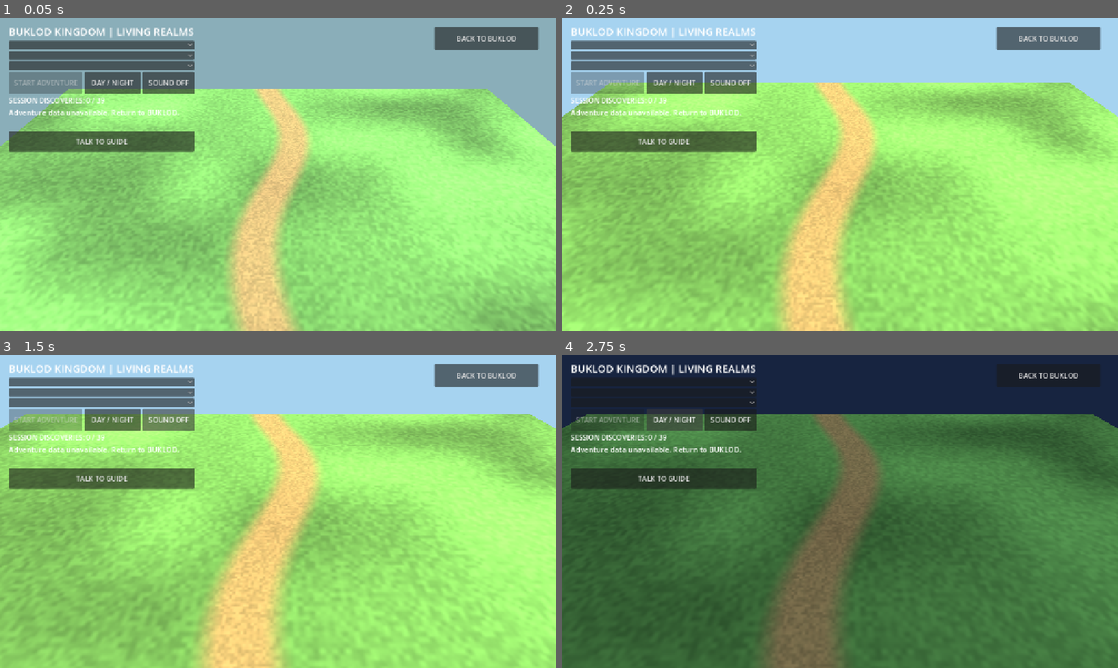
Above: before the commit, frames 1-4 (two rows, left to right).
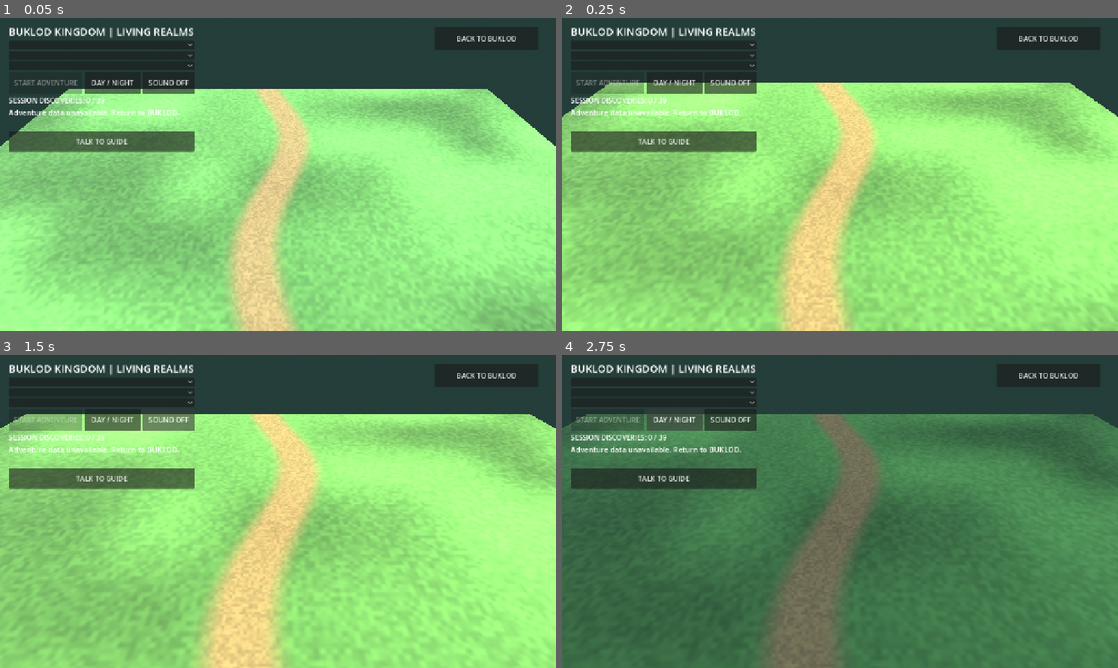
Above: after the commit, the same moments.

Repository: faust-0612/BUKLOD-Rork
Game: Godot game, scene res://scenes/LivingKingdom.tscn
Same seed, same stepped clock (60 frames per second), same inputs: the game is played once before the commit and once after it. This scene is started directly instead of the project's main scene. Sound files missing from this copy of the repository are replaced by a short silence.
Inputs:
- Up to frame 1 (0.05 s): no input
- Up to frame 2 (0.25 s): no input
- Up to frame 3 (1.5 s): click "SOUND OFF" at 0.5 s; click "SOUND ON" at 1.25 s
- Up to frame 4 (2.75 s): click "DAY / NIGHT" at 2 s

The runs differ from the first frame. In frame 1, 25% of the frame differs, in the area x 0-100%, y 0-41%; in frame 2, 21%; in frame 3, 19%; in frame 4, 14%.

Commit message:
feat(kingdom): 13 original landmarks, cinematic effects, sky and crossfaded sound channels

Diff:
--- /dev/null
+++ b/godot/empire-arena/scripts/kingdom_cinematic_fx.gd
@@ -0,0 +1,90 @@
+## Original bounded event effects: reusable geometry and no external media.
+extends Node3D
+const CAPACITY := 48
+var burst: MultiMeshInstance3D
+var ring: MeshInstance3D
+var ring_material: StandardMaterial3D
+var duration := 0.85
+var age := 0.0
+var count := 0
+var serial := 0
+var tint := Color("#ffe3a3")
+
+func _ready() -> void:
+    var shape := SphereMesh.new()
+    shape.radius = 0.06
+    shape.height = 0.12
+    shape.radial_segments = 8
+    shape.rings = 4
+    var multi := MultiMesh.new()
+    multi.transform_format = MultiMesh.TRANSFORM_3D
+    multi.use_colors = true
+    multi.mesh = shape
+    multi.instance_count = CAPACITY
+    multi.visible_instance_count = 0
+    burst = MultiMeshInstance3D.new()
+    burst.multimesh = multi
+    var mat := StandardMaterial3D.new()
+    mat.shading_mode = BaseMaterial3D.SHADING_MODE_UNSHADED
+    mat.vertex_color_use_as_albedo = true
+    burst.material_override = mat
+    burst.cast_shadow = GeometryInstance3D.SHADOW_CASTING_SETTING_OFF
+    add_child(burst)
+    var mesh := TorusMesh.new()
+    mesh.inner_radius = 0.83
+    mesh.outer_radius = 1.0
+    mesh.rings = 32
+    mesh.ring_segments = 8
+    ring = MeshInstance3D.new()
+    ring.mesh = mesh
+    ring_material = StandardMaterial3D.new()
+    ring_material.shading_mode = BaseMaterial3D.SHADING_MODE_UNSHADED
+    ring_material.transparency = BaseMaterial3D.TRANSPARENCY_ALPHA
+    ring.material_override = ring_material
+    ring.cast_shadow = GeometryInstance3D.SHADOW_CASTING_SETTING_OFF
+    add_child(ring)
+    ring.position.y = 0.045
+    clear()
+
+func trigger(kind: String, at: Vector3, color: Color) -> void:
+    if burst == null:
+        return
+    position = at
+    tint = color
+    count = 48 if kind == "complete" else (20 if kind == "discover" else 12)
+    duration = 1.35 if kind == "complete" else 0.85
+    age = 0.0
+    serial += 1
+    burst.multimesh.visible_instance_count = count
+    ring.show()
+    set_process(true)
+    _animate()
+
+func _animate() -> void:
+    var t := clampf(age/duration,0.0,1.0)
+    var fade := 1.0-t
+    var particle_scale := maxf(0.05,0.8*fade)
+    for i in range(count):
+        var a := float(i)*2.399963+float(serial)*0.53
+        var spread := (0.35+float(i%5)*0.15)*t*2.8
+        var y := sin(PI*t)*(0.85+float(i%7)*0.15)
+        var pos := Vector3(cos(a)*spread,y,sin(a)*spread)
+        burst.multimesh.set_instance_transform(i,Transform3D(Basis.from_scale(Vector3.ONE*particle_scale),pos))
+        burst.multimesh.set_instance_color(i,tint.lerp(Color.WHITE,float(i%3)*0.15).darkened(t*0.65))
+    ring.scale = Vector3.ONE*(0.35+t*2.4)
+    ring_material.albedo_color = Color(tint.r,tint.g,tint.b,fade*0.68)
+
+func _process(delta: float) -> void:
+    age += minf(delta,0.05)
+    if age >= duration:
+        clear()
+        return
+    _animate()
+
+func clear() -> void:
+    count = 0
+    if burst != null:
+        burst.multimesh.visible_instance_count = 0
+    if ring != null:
+        ring.hide()
+    set_process(false)
--- a/godot/empire-arena/scripts/kingdom_original_environment.gd
+++ b/godot/empire-arena/scripts/kingdom_original_environment.gd
@@ -8,6 +8,8 @@
 var waterfall_material: ShaderMaterial
 var waterfall: MeshInstance3D
 var feature_nodes: Array[Node3D] = []
+var landmark_id := ""
+var landmark_motion: Array[Node3D] = []
 func _material(color: Color, rough: float = 0.75, metallic: float = 0.0) -> StandardMaterial3D:
     var mat := StandardMaterial3D.new()
     mat.albedo_color = color
@@ -128,6 +130,126 @@
         var angle := TAU*float(side)/5.0
         var frame := _mesh(self,windows,at+Vector3(sin(angle)*0.97,2.15,cos(angle)*0.97)*size,window_mat,Vector3.ONE*size)
         frame.rotation.y = angle
+func _box(at: Vector3, dimensions: Vector3, mat: Material) -> MeshInstance3D:
+    var shape := BoxMesh.new()
+    shape.size = dimensions
+    return _mesh(self,shape,at,mat)
+
+func _ring(at: Vector3, radius: float, mat: Material, vertical: bool = false) -> MeshInstance3D:
+    var shape := TorusMesh.new()
+    shape.inner_radius = radius*0.87
+    shape.outer_radius = radius
+    shape.rings = 24
+    shape.ring_segments = 10
+    var item := _mesh(self,shape,at,mat)
+    if vertical:
+        item.rotation.x = PI*0.5
+    return item
+
+# Individually authored original landmarks beyond the safe walkable boundary.
+func _landmark(layout: int, accent: Color) -> void:
+    var stone := _material(palette.lightened(0.24),0.79)
+    var wood := _material(Color("#78533b"),0.85)
+    var gold := _material(accent,0.4,0.45)
+    var at := Vector3(0,0,-16.5)
+    match layout:
+        0:
+            landmark_id = "harvest_market"
+            for x in [-4.0,0.0,4.0]:
+                _box(at+Vector3(x,0.55,0),Vector3(2.6,1.1,1.7),wood)
+                for sx in [-1.1,1.1]:
+                    _box(at+Vector3(x+sx,1.55,0),Vector3(0.14,3.1,0.14),wood)
+                _box(at+Vector3(x,3.1,0),Vector3(2.8,0.20,2.4),gold)
+        1:
+            landmark_id = "alpine_observatory"
+            _tower(at,palette.lightened(0.38),1.1)
+            var orb := SphereMesh.new()
+            orb.radius = 0.95
+            orb.height = 1.9
+            _mesh(self,orb,at+Vector3(0,6.1,0),gold)
+            landmark_motion.append(_ring(at+Vector3(0,6.1,0),1.6,stone,true))
+        2:
+            landmark_id = "civic_harbor"
+            _box(at+Vector3(0,0.28,0),Vector3(10,0.55,2.4),wood)
+            for x in [-4.0,0.0,4.0]:
+                _box(at+Vector3(x,1.6,0),Vector3(0.28,3.2,0.28),stone)
+            _box(at+Vector3(0,3.2,0),Vector3(10,0.32,0.3),gold)
+        3:
+            landmark_id = "covenant_hall"
+            _box(at+Vector3(0,0.45,0),Vector3(9,0.9,2.5),stone)
+            for i in range(5):
+                _box(at+Vector3(-4.0+i*2.0,2.4,0),Vector3(0.42,4.0,0.42),stone)
+            _box(at+Vector3(0,4.55,0),Vector3(9,0.45,2.6),gold)
+            var roof := PrismMesh.new()
+            roof.size = Vector3(9,1.35,2.6)
+            _mesh(self,roof,at+Vector3(0,5.4,0),stone)
+        4:
+            landmark_id = "resonance_harp"
+            for i in range(7):
+                var h := 1.8+0.55*float(i)
+                _box(at+Vector3(-3.6+i*1.2,h*0.5,0),Vector3(0.2,h,0.26),gold)
+            _ring(at+Vector3(0,3.4,-0.12),3.6,stone,true)
+        5:
+            landmark_id = "guardian_gate"
+            _tower(at+Vector3(-3,0,0),palette.lightened(0.24),1.18)
+            _tower(at+Vector3(3,0,0),palette.lightened(0.24),1.18)
+            _box(at+Vector3(0,3.8,0),Vector3(6.2,0.68,1.2),stone)
+            for i in range(7):
+                _box(at+Vector3(-2.7+0.9*i,4.35,0),Vector3(0.52,0.48,0.8),gold)
+        6:
+            landmark_id = "artisan_workshop"
+            _box(at+Vector3(0,1.4,0),Vector3(6,2.8,2.4),wood)
+            var roof := PrismMesh.new()
+            roof.size = Vector3(6.4,1.6,2.8)
+            _mesh(self,roof,at+Vector3(0,3.55,0),stone)
+            _box(at+Vector3(2.0,4.25,0),Vector3(0.5,2.2,0.6),stone)
+            landmark_motion.append(_ring(at+Vector3(-2.3,1.7,1.35),1.2,gold,true))
+        7:
+            landmark_id = "forest_sanctuary"
+            for i in range(5):
+                _tree(at+Vector3(-5.4+i*2.7,0,0),1.35+0.12*float(i%2),i+50,false)
+            _ring(at+Vector3(0,2.4,1.2),2.15,gold,true)
+        8:
+            landmark_id = "prism_gallery"
+            for i in range(5):
+                var base := at+Vector3(-4.8+i*2.4,0,0)
+                _box(base+Vector3(0,0.35,0),Vector3(1.15,0.7,1.15),stone)
+                _spire(base+Vector3(0,0.7,0),0.95+float(i%3)*0.25,accent.lerp(Color("#8ee5de"),float(i)/5.0))
+        9:
+            landmark_id = "mission_beacon"
+            _tower(at,palette.lightened(0.26),1.4)
+            for i in range(3):
+                landmark_motion.append(_ring(at+Vector3(0,6.3+float(i)*0.55,0),1.8-float(i)*0.25,gold))
+        10:
+            landmark_id = "treasury_vault"
+            _box(at+Vector3(0,2.0,0),Vector3(7.4,4,2.5),stone)
+            _ring(at+Vector3(0,2.0,1.28),1.55,gold,true)
+            _box(at+Vector3(0,2.0,1.36),Vector3(2.1,2.1,0.24),gold)
+        11:
+            landmark_id = "river_windmill"
+            _tower(at,palette.lightened(0.30),1.05)
+            var axle := Node3D.new()
+            add_child(axle)
+            axle.position = at+Vector3(0,3.8,1.25)
+            var blade := BoxMesh.new()
+            blade.size = Vector3(0.28,2.8,0.12)
+            for i in range(4):
+                var pivot := Node3D.new()
+                axle.add_child(pivot)
+                pivot.rotation.z = float(i)*PI*0.5
+                _mesh(pivot,blade,Vector3(0,1.4,0),wood)
+            landmark_motion.append(axle)
+        12:
+            landmark_id = "wonder_garden"
+            for i in range(7):
+                var base := at+Vector3(-5.4+i*1.8,0,0)
+                _box(base+Vector3(0,1.1,0),Vector3(0.12,2.2,0.12),stone)
+                var blossom := SphereMesh.new()
+                blossom.radius = 0.55
+                blossom.height = 0.85
+                _mesh(self,blossom,base+Vector3(0,2.3,0),gold)
+                _ring(base+Vector3(0,2.3,0),0.82,gold,true)
+
 func build(profile: Dictionary) -> void:
     palette = Color(str(profile.get("ground","#8bb976"))).lightened(0.15)
     var accent := Color(str(profile.get("accent","#ffe1a0")))
@@ -165,11 +287,12 @@
         waterfall = _mesh(self,sheet,Vector3(-5.0,2.75,-16.8),waterfall_material)
         var rim := _rugged_peak(layout+77,3.0,5.6)
         _mesh(self,rim,Vector3(-5.0,0,-18.6),_material(palette.darkened(0.37)))
-    else:
-        _tower(Vector3(0,0,-15.0),palette.lightened(0.33),1.15)
+    _landmark(layout,accent)
 func _process(delta: float) -> void:
     clock += minf(delta,0.05)
     if water != null and waterfall_material == null:
         water.albedo_color = Color("#3d9eae").lerp(Color("#83c8d0"),0.12+0.1*sin(clock*1.9))
     for i in range(crystal_nodes.size()):
         crystal_nodes[i].rotation.y = clock*0.19+i*0.4
+    for item in landmark_motion:
+        item.rotation.z += delta*0.24
--- a/godot/empire-arena/scripts/living_kingdom.gd
+++ b/godot/empire-arena/scripts/living_kingdom.gd
@@ -48,6 +48,15 @@
 var next_button: Button
 var session_label: Label
 var daylight_update := 0.0
+var sky_material: ProceduralSkyMaterial
+var sky_band := -1
+var fill_light: DirectionalLight3D
+var cinematic_fx: Node3D
+var realm_landmark := ""
+var sfx_cache: Dictionary = {}
+var steps_player: AudioStreamPlayer
+var ambient_tail: AudioStreamPlayer
+var ambient_fade: Tween
 
 func _get_world() -> String:
     return "kingdom"
@@ -74,7 +83,39 @@
     floor.position.y = -0.04
     add_child(floor)
 
+func _install_environment() -> void:
+    var world := WorldEnvironment.new()
+    var env := Environment.new()
+    env.background_mode = Environment.BG_SKY
+    sky_material = ProceduralSkyMaterial.new()
+    sky_material.sky_top_color = Color("#44678d")
+    sky_material.sky_horizon_color = Color("#c6d9d5")
+    sky_material.ground_bottom_color = Color("#263e3a")
+    sky_material.ground_horizon_color = Color("#879b84")
+    var sky := Sky.new()
+    sky.sky_material = sky_material
+    env.sky = sky
+    env.ambient_light_source = Environment.AMBIENT_SOURCE_COLOR
+    env.ambient_light_color = Color("#c9dcf4")
+    env.ambient_light_energy = 0.68
+    world.environment = env
+    add_child(world)
+    world_sun = DirectionalLight3D.new()
+    world_sun.rotation_degrees = Vector3(-48,32,0)
+    world_sun.light_energy = 1.65
+    world_sun.shadow_enabled = true
+    world_sun.directional_shadow_max_distance = 37.0
+    add_child(world_sun)
+    fill_light = DirectionalLight3D.new()
+    fill_light.rotation_degrees = Vector3(-30,-132,0)
+    fill_light.light_color = Color("#b6d3ff")
+    fill_light.light_energy = 0.32
+    add_child(fill_light)
+    realm_environment = env
+
 func _build_props() -> void:
+    cinematic_fx = preload("res://scripts/kingdom_cinematic_fx.gd").new()
+    add_child(cinematic_fx)
     for i in range(TARGETS.size()):
         var marker := _marker(TARGETS[i], Color("#f7d68b"))
         target_nodes.append(marker)
@@ -117,6 +158,12 @@
     ambient_player = AudioStreamPlayer.new()
     ambient_player.volume_db = -24.0
     add_child(ambient_player)
+    ambient_tail = AudioStreamPlayer.new()
+    ambient_tail.volume_db = -60.0
+    add_child(ambient_tail)
+    steps_player = AudioStreamPlayer.new()
+    steps_player.volume_db = -21.0
+    add_child(steps_player)
 
 func _replace_explorer(id: String) -> bool:
     var model := _original_hero(id)
@@ -191,17 +238,20 @@
 func _play_original_sound(id: String) -> void:
     if not sound_enabled or sound_player == null or not id in ["start","discover","guide","complete","footstep","ambience","return"]:
         return
-    if id == "footstep" and sound_player.playing:
-        return
-    if id != "footstep":
-        sound_player.pitch_scale = 1.0
-    var raw := FileAccess.get_file_as_bytes("res://kingdom-original/audio/" + id + ".wav")
-    if raw.is_empty():
-        return
-    var stream := AudioStreamWAV.load_from_buffer(raw)
-    if stream != null:
-        sound_player.stream = stream
-        sound_player.play()
+    var output := steps_player if id == "footstep" else sound_player
+    if id == "footstep" and output.playing:
+        return
+    if not sfx_cache.has(id):
+        var raw := FileAccess.get_file_as_bytes("res://kingdom-original/audio/" + id + ".wav")
+        if raw.is_empty():
+            return
+        var stream := AudioStreamWAV.load_from_buffer(raw)
+        if stream == null:
+            return
+        sfx_cache[id] = stream
+    output.stream = sfx_cache[id]
+    output.pitch_scale = 0.96 if id == "footstep" and last_step_side == 0 else (1.04 if id == "footstep" else 1.0)
+    output.play()
 
 func _set_realm_ambience() -> void:
     if not sound_enabled or ambient_player == null or realm_index >= realms.size():
@@ -210,21 +260,36 @@
     if id == current_ambient_id and ambient_player.playing:
         return
     var raw := FileAccess.get_file_as_bytes("res://kingdom-original/ambience/" + id + ".wav")
-    if raw.is_empty():
-        raw = FileAccess.get_file_as_bytes("res://kingdom-original/audio/ambience.wav")
     var track: AudioStreamWAV = AudioStreamWAV.load_from_buffer(raw) if not raw.is_empty() else null
-    if track != null:
-        track.loop_mode = AudioStreamWAV.LOOP_FORWARD
-        ambient_player.stream = track
-        current_ambient_id = id
-        ambient_player.play()
+    if track == null:
+        return
+    track.loop_mode = AudioStreamWAV.LOOP_FORWARD
+    if ambient_fade != null and ambient_fade.is_valid():
+        ambient_fade.kill()
+    ambient_tail.stop()
+    if ambient_player.playing:
+        ambient_tail.stream = ambient_player.stream
+        ambient_tail.volume_db = ambient_player.volume_db
+        ambient_tail.play(ambient_player.get_playback_position())
+    ambient_player.stream = track
+    ambient_player.volume_db = -60.0
+    current_ambient_id = id
+    ambient_player.play()
+    ambient_fade = create_tween().set_parallel(true)
+    ambient_fade.tween_property(ambient_player,"volume_db",-24.0,0.65)
+    ambient_fade.tween_property(ambient_tail,"volume_db",-60.0,0.65)
+    ambient_fade.chain().tween_callback(ambient_tail.stop)
 
 func _toggle_original_audio() -> void:
     sound_enabled = not sound_enabled
     sound_button.text = "SOUND ON" if sound_enabled else "SOUND OFF"
     if not sound_enabled:
+        if ambient_fade != null and ambient_fade.is_valid():
+            ambient_fade.kill()
         sound_player.stop()
+        steps_player.stop()
         ambient_player.stop()
+        ambient_tail.stop()
     else:
         _set_realm_ambience()
         _play_original_sound("guide")
@@ -246,6 +311,9 @@
     var original_environment = load("res://scripts/kingdom_original_environment.gd").new()
     realm_visuals.add_child(original_environment)
     original_environment.build(realm_profile)
+    realm_landmark = str(original_environment.landmark_id)
+    sky_band = -1
+    cinematic_fx.clear()
     # Different layouts, all within visible traversable ground. Phan retains original coordinates.
     var angle := 0.0 if str(realm.get("id")) == "phan" else float(layout) * 0.48
     for i in range(TARGETS.size()):
@@ -269,8 +337,16 @@
     world_sun.light_energy = lerpf(0.27, 1.7, sun_amount)
     world_sun.light_color = Color("#b3cbff").lerp(Color("#fff3d2"), sun_amount)
     var sky := Color(str(realm_profile.get("sky", "#a6d3f0")))
-    realm_environment.background_color = Color("#172440").lerp(sky, sun_amount)
-    realm_environment.ambient_light_energy = lerpf(0.42, 0.82, sun_amount)
+    realm_environment.ambient_light_energy = lerpf(0.42,0.82,sun_amount)
+    fill_light.light_energy = lerpf(0.18,0.36,sun_amount)
+    # Quantize sky edits so the environment cubemap is not regenerated every frame.
+    var band := int(round(sun_amount*6.0))
+    if sky_material != null and band != sky_band:
+        sky_band = band
+        var brightness := float(band)/6.0
+        sky_material.sky_top_color = Color("#111b36").lerp(sky.darkened(0.26),brightness)
+        sky_material.sky_horizon_color = Color("#35476b").lerp(sky.lightened(0.24),brightness)
+        sky_material.ground_horizon_color = sky_material.sky_horizon_color
 
 func _marker(at: Vector3, tint: Color) -> MeshInstance3D:
     var node := MeshInstance3D.new()
@@ -358,7 +434,7 @@
     back.pressed.connect(func() -> void: get_tree().quit())
     layer.add_child(back)
     for child in get_children():
-        if child is DirectionalLight3D:
+        if child is DirectionalLight3D and child.shadow_enabled:
             world_sun = child
         if child is WorldEnvironment:
             realm_environment = child.environment
@@ -421,6 +497,7 @@
         if mission_index < missions.size():
             if quest.begin(missions[mission_index]):
                 _play_original_sound("start")
+                cinematic_fx.trigger("start",player.position,Color(str(realm_profile.get("accent","#ffe3a3"))))
     pending_target = -1
     destination = player.position
     _update_quest_status()
@@ -504,7 +581,6 @@
         if footstep_time >= step_period:
             footstep_time = 0.0
             last_step_side = 1 - last_step_side
-            sound_player.pitch_scale = 0.96 if last_step_side == 0 else 1.04
             _play_original_sound("footstep")
     else:
         footstep_time = 0.0
@@ -521,11 +597,13 @@
             _play_avatar_animation("Celebrate")
             action_hold = 1.4
             _play_original_sound("complete")
+            cinematic_fx.trigger("complete",player.position,Color("#f5d77d"))
     else:
         if quest.visit(index, player.position.distance_to(mission_targets[index])):
             _play_avatar_animation("Interact")
             action_hold = 1.1
             _play_original_sound("return" if quest.phase == "return" else "discover")
+            cinematic_fx.trigger("discover",player.position,Color(str(realm_profile.get("accent","#ffe3a3"))))
     _update_quest_status()
 
 func _update_quest_status() -> void:
@@ -564,4 +642,6 @@
     result["practice_avatar_id"] = original_character_id
     result["skinned_avatar"] = player != null and not player.find_children("*", "Skeleton3D", true, false).is_empty()
     result["guide_near"] = guide_near
+    result["landmark_id"] = realm_landmark
+    result["fx_count"] = cinematic_fx.count if cinematic_fx != null else 0
     return result
--- a/godot/empire-arena/tests/living_kingdom_smoke.gd
+++ b/godot/empire-arena/tests/living_kingdom_smoke.gd
@@ -36,6 +36,7 @@
         quit(7)
         return
     var biomes := {}
+    var landmarks := {}
     for i in range(13):
         world._select_realm(i)
         var snap: Dictionary = world.get_dev_snapshot()
@@ -43,7 +44,8 @@
             quit(10)
             return
         biomes[snap.get("biome")] = true
-    if biomes.size() != 13 or world.move_to(Vector3(0, 0, 23)):
+        landmarks[snap.get("landmark_id")] = true
+    if biomes.size() != 13 or landmarks.size() != 13 or landmarks.has("") or world.move_to(Vector3(0, 0, 23)):
         quit(11)
         return
     world._choose_practice_avatar(1)
@@ -58,6 +60,9 @@
         quit(12)
         return
     world._start_or_cancel()
+    if world.get_dev_snapshot().get("fx_count",0) <= 0:
+        quit(16)
+        return
     if not world.move_to(Vector3(-5, 0, -5)) or world.quest.visited.size() != 0:
         quit(8)
         return
